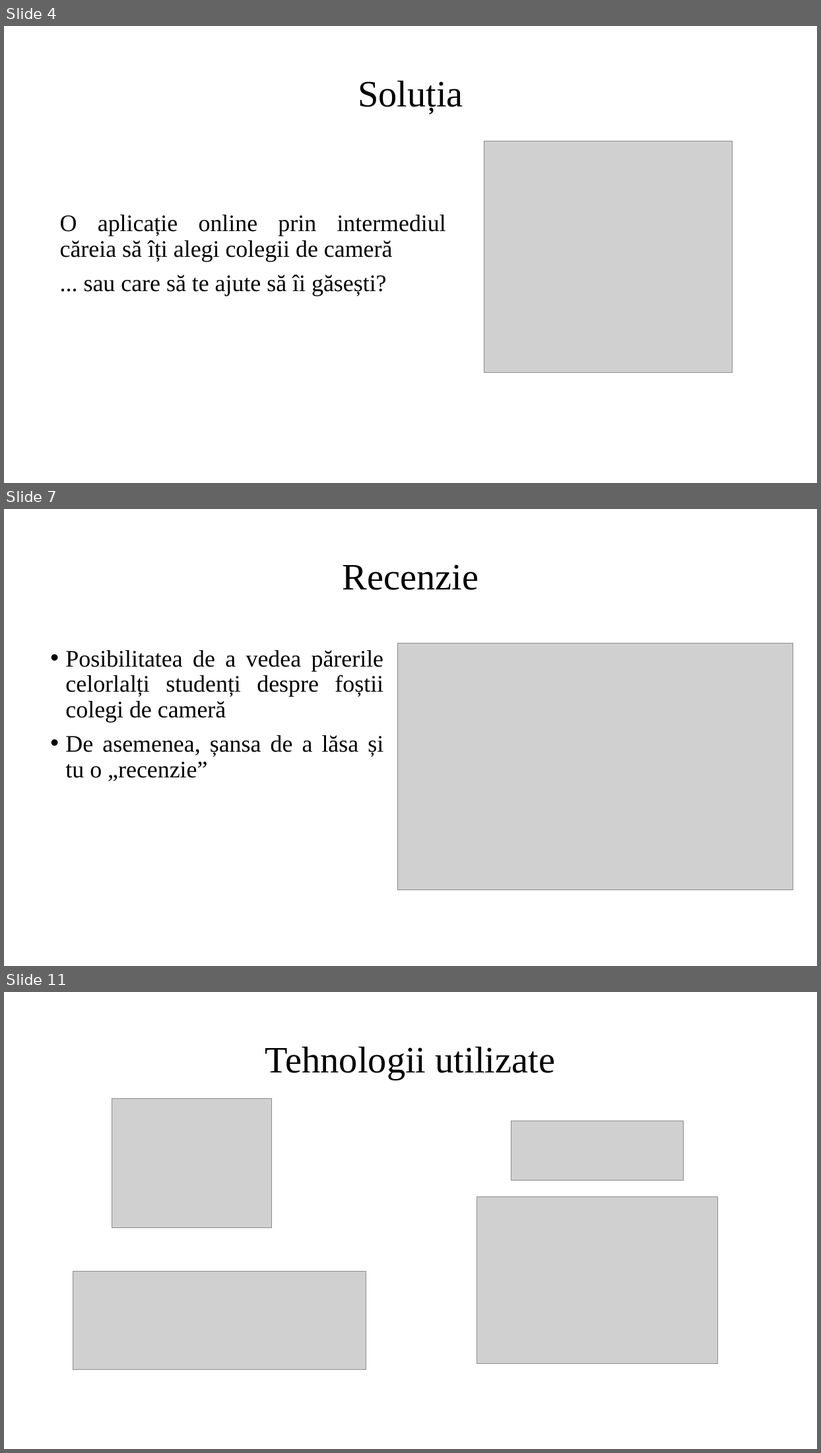
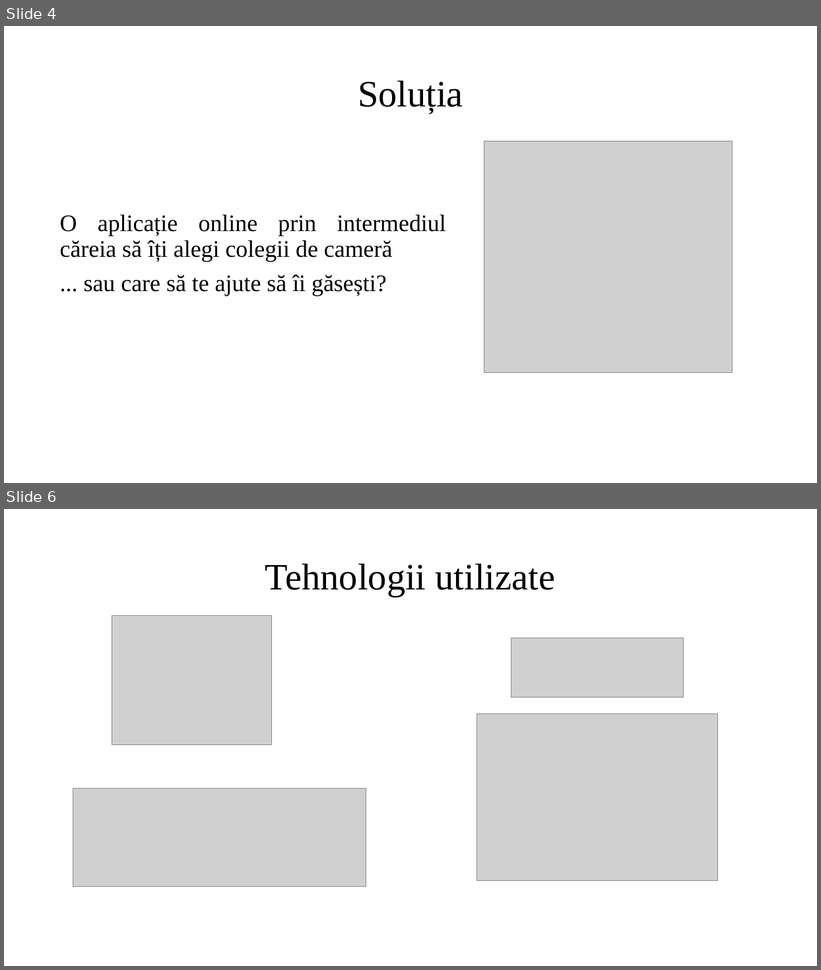
Before and after one commit to silviudragan/Stable-matching-roommates, a slide deck: Licenta2018DraganSilviu-Constantin/Prezentare.pptx. Shown one above the other, each under a label of ours: slides 4, 7 and 11 before the commit, slides 4 and 6 after it; the slides between them are not shown. The pictures are 821x1453 and 821x970 pixels, drawn with LibreOffice and Linux fonts; fonts in the diff are those of the drawing; grey boxes stand for pictures. Boxes give left, top, right and bottom in pixels: in the first picture for what was removed or moved away, otherwise in the second. Text is boxed around its words. In the diff, an @@ line names an element or a change of style, - is before the commit and + after.

```diff
--- a/Licenta2018DraganSilviu-Constantin/Prezentare.pptx
+++ b/Licenta2018DraganSilviu-Constantin/Prezentare.pptx
@@ slide 7 removed at bbox=[4, 509, 817, 966], background #FFFFFF @@
@@ title removed at bbox=[342, 564, 479, 590] @@
-Recenzie
@@ picture removed at bbox=[398, 643, 793, 890] @@
@@ text removed at bbox=[65, 650, 384, 782] @@
-• Posibilitatea de a vedea părerile celorlalți studenți despre foștii colegi de cameră
-• De asemenea, șansa de a lăsa și tu o „recenzie”
@@ what was slide 11 is now slide 6 @@
```
Also in this commit, not shown: 8 slides changed, 3 slides added, 3 other slides removed.
